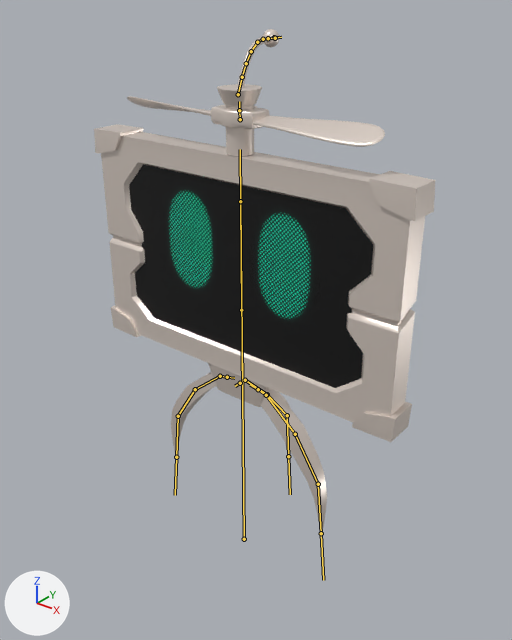
What one commit did to the FBX model Assets/Visual/3D/Players/Player_Navigator.fbx.
One viewpoint serves both versions: a camera (50 mm lens) standing at (0.782, -0.934, 1.111) and looking at (-0.005, 0.05, 0.501). Every picture has the same lights, and +X, +Y and +Z are marked at lower left. Both versions are drawn at frame 1 of the action 'Armature.Navigator|0.001'; the numbers are the values there. The bones that bend it are drawn over the model as lines.

In view in the first picture: 'Navigator_Antenna', 'Navigator_Body', 'Navigator_Face', 'Navigator_Helix', 'Navigator_Legs'.
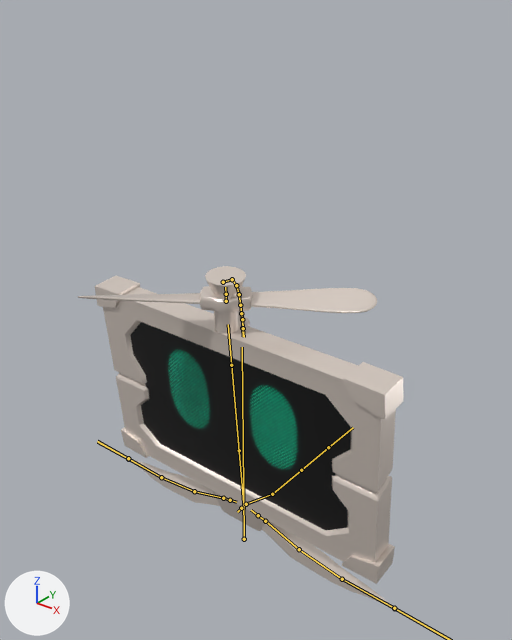
Commit message: Navigator fix

Where the change shows, as pixel boxes [x1, y1, x2, y2] in the pictures (512 x 640 px):
'Navigator_Face', posed (9% narrower, 7% shorter): before [129, 164, 373, 388]; after [130, 322, 351, 530]
'Navigator_Body', posed (10% narrower): before [94, 124, 435, 442]; after [95, 276, 403, 584]
'Navigator_Helix', posed (16% wider): before [127, 84, 385, 156]; after [78, 266, 377, 334]
'Navigator_Legs', posed (73% wider, 7% shorter): before [171, 372, 327, 537]; after [127, 458, 398, 611]
'Navigator_Antenna', posed: before [237, 29, 279, 88]; after [240, 311, 250, 327]
bone 'Control_Body', root to tip: before (241, 310) to (240, 149); after (239, 450) to (228, 324)
bone 'Leg1_L', root to tip: before (266, 395) to (295, 434); after (265, 521) to (299, 549)
bone 'Leg2_L', root to tip: before (295, 434) to (318, 484); after (299, 549) to (342, 579)
bone 'Leg3_L', root to tip: before (318, 484) to (321, 533); after (342, 579) to (394, 608)
bone 'Leg1', root to tip: before (245, 380) to (267, 394); after (246, 504) to (272, 494)
bone 'Leg2', root to tip: before (267, 394) to (287, 415); after (272, 494) to (301, 470)
bone 'Leg3', root to tip: before (287, 415) to (288, 456); after (301, 470) to (328, 447)
bone 'Leg1_R', root to tip: before (220, 376) to (195, 389); after (223, 498) to (194, 491)
bone 'Leg2_R', root to tip: before (195, 389) to (178, 416); after (194, 491) to (161, 477)
bone 'Leg3_R', root to tip: before (178, 416) to (176, 457); after (161, 477) to (128, 459)
bone 'Antenna1', root to tip: before (238, 94) to (242, 77); after (223, 282) to (232, 279)
bone 'Antenna2', root to tip: before (242, 77) to (246, 63); after (232, 279) to (236, 285)
bone 'Antenna3', root to tip: before (246, 63) to (251, 51); after (236, 285) to (239, 294)
bone 'Antenna4', root to tip: before (251, 51) to (257, 42); after (239, 294) to (240, 305)
bone 'Antenna5', root to tip: before (257, 42) to (263, 39); after (240, 305) to (241, 313)
bone 'Antenna6', root to tip: before (263, 39) to (268, 38); after (241, 313) to (242, 319)
bone 'Control_Leg', root to tip: before (287, 415) to (288, 456); after (301, 470) to (328, 447)
bone 'Control_Leg_L', root to tip: before (318, 484) to (321, 533); after (342, 579) to (394, 608)
bone 'Helix', root to tip: before (240, 119) to (239, 110); after (226, 301) to (226, 294)
bone 'Control_Antenna', root to tip: before (268, 38) to (275, 38); after (242, 319) to (243, 328)
bone 'Control_Leg_R', root to tip: before (178, 416) to (176, 457); after (161, 477) to (128, 458)

What the commit changed:
Bone 'Control_Body' (bone_control_body) moves from (0.0, 0.473, 0.0) to (0.0, -1.025, 0.061).
Bone 'Control_Body' (bone_control_body) turns from (0, 0, 0) to (5, 0, 0) degrees about its own x, y and z.
Bone 'Leg1_L' (bone_leg1_l) turns from (0, 0, 0) to (23, 0, -1) degrees about its own x, y and z.
Bone 'Leg2_L' (bone_leg2_l) turns from (0, 0, 0) to (29, 0, 0) degrees about its own x, y and z.
Bone 'Leg3_L' (bone_leg3_l) turns from (0, 0, 0) to (32, -5, -1) degrees about its own x, y and z.
Bone 'Leg1' (bone_leg1) turns from (0, 0, 4) to (0, 0, -15) degrees about its own x, y and z.
Bone 'Leg2' (bone_leg2) turns from (0, 0, -8) to (0, 0, -35) degrees about its own x, y and z.
Bone 'Leg3' (bone_leg3) turns from (0, 0, 4) to (0, 0, -29) degrees about its own x, y and z.
Bone 'Leg1_R' (bone_leg1_r) turns from (0, 0, 0) to (23, 0, 1) degrees about its own x, y and z.
Bone 'Leg2_R' (bone_leg2_r) turns from (0, 0, 0) to (29, 0, 0) degrees about its own x, y and z.
Bone 'Leg3_R' (bone_leg3_r) turns from (0, 0, 0) to (32, 5, 1) degrees about its own x, y and z.
Bone 'Antenna1' (bone_antenna1) turns from (0, 0, -1) to (-83, 3, 5) degrees about its own x, y and z.
Bone 'Antenna2' (bone_antenna2) turns from (0, 0, 0) to (-35, 0, 2) degrees about its own x, y and z.
Bone 'Antenna3' (bone_antenna3) turns from (0, 0, 0) to (-6, 0, -2) degrees about its own x, y and z.
Bone 'Antenna4' (bone_antenna4) turns from (0, 0, 1) to (11, 2, -1) degrees about its own x, y and z.
Bone 'Antenna5' (bone_antenna5) turns from (0, 0, 1) to (18, 1, 3) degrees about its own x, y and z.
Bone 'Antenna6' (bone_antenna6) turns from (0, -1, 2) to (21, -3, 7) degrees about its own x, y and z.
Bone 'Control_Leg' (bone_control_leg) moves from (0.042, -0.472, 0.0) to (0.271, 0.454, 0.0).
Bone 'Control_Leg' (bone_control_leg) turns from (0, 0, 0) to (0, 0, -84) degrees about its own x, y and z.
Bone 'Control_Leg_L' (bone_control_leg_l) moves from (0.0, -0.471, 0.049) to (0.0, 0.522, 0.267).
Bone 'Control_Leg_L' (bone_control_leg_l) turns from (0, 0, 0) to (84, 0, 0) degrees about its own x, y and z.
Bone 'Helix' (bone_helix) moves from (0.0, 0.473, 0.0) to (0.0, -1.031, 0.207).
Bone 'Helix' (bone_helix) turns from (0, 0, 0) to (-5, -143, 0) degrees about its own x, y and z.
Bone 'Control_Antenna' (bone_control_antenna) moves from (-0.002, -0.008, 0.473) to (-0.052, -0.314, -1.905).
Bone 'Control_Antenna' (bone_control_antenna) turns from (0, 0, 0) to (-70, 9, -7) degrees about its own x, y and z.
Bone 'Control_Leg_R' (bone_control_leg_r) moves from (0.0, -0.471, 0.049) to (0.0, 0.522, 0.267).
Bone 'Control_Leg_R' (bone_control_leg_r) turns from (0, 0, 0) to (84, 0, 0) degrees about its own x, y and z.
